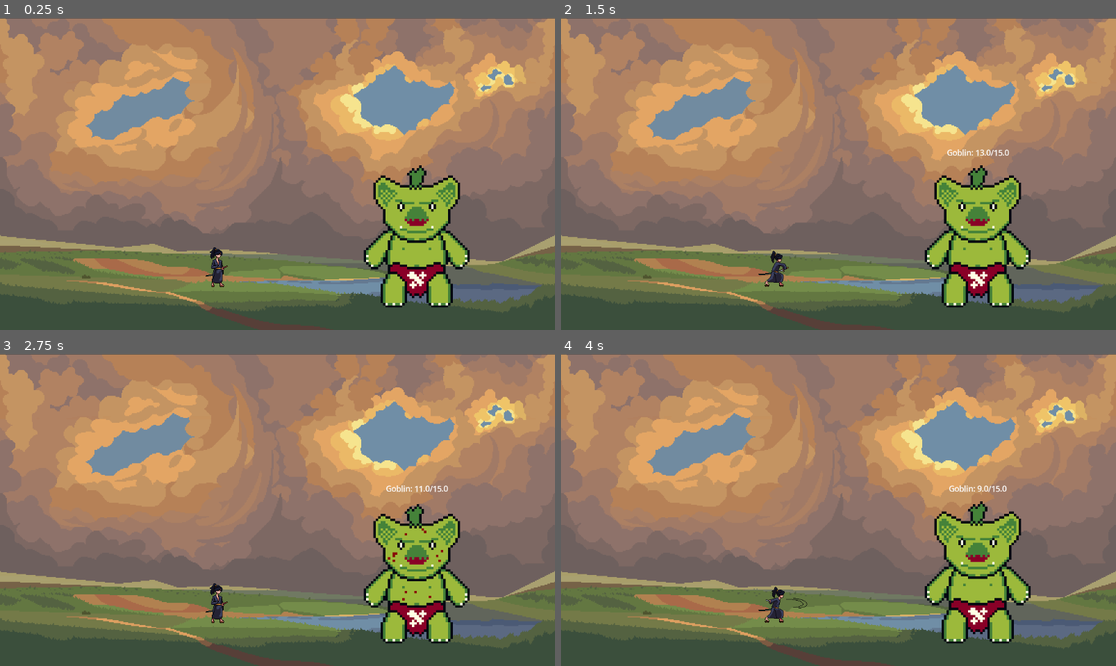
Above: before the commit, frames 1-4 (two rows, left to right).
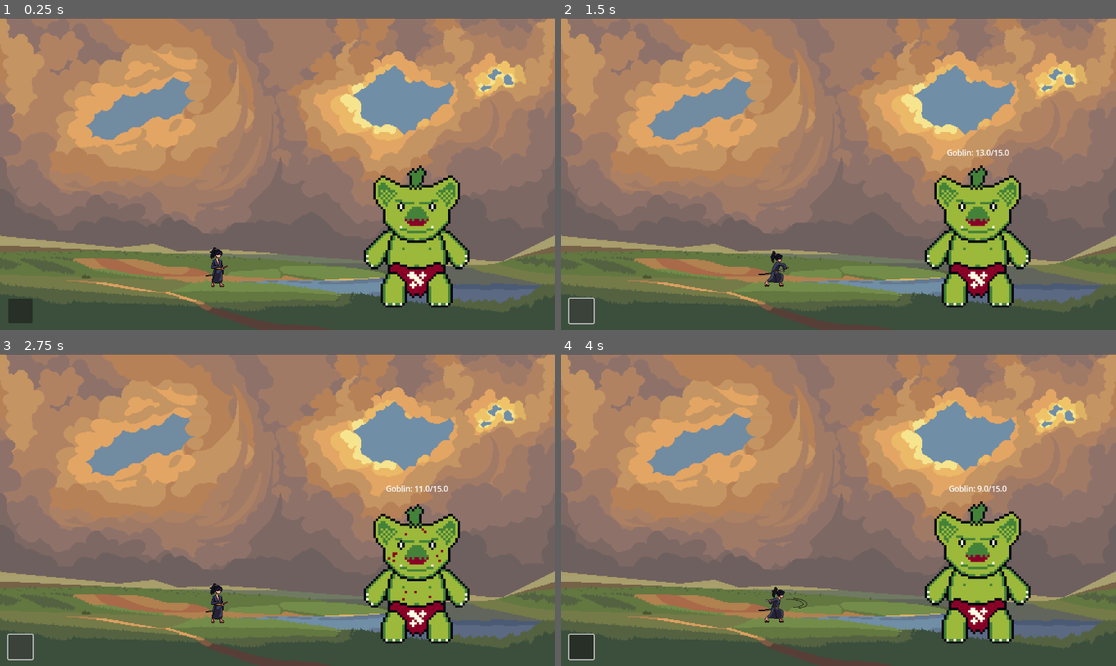
Above: after the commit, the same moments.

Repository: SEANVSA/Prototype
Game: Godot game, scene res://scenes/GameScene.tscn
Same seed, same stepped clock (60 frames per second), same inputs: the game is played once before the commit and once after it. This scene is started directly instead of the project's main scene.
Inputs (mouse positions are in pixels of both pictures, inside the frame that each line leads up to):
- Up to frame 1 (0.25 s): no input
- Up to frame 2 (1.5 s): click (583, 311) at 0.5 s, where only the run after the commit has a clickable "🛒"; click (583, 311) at 1.25 s, where only the run after the commit has a clickable "🛒"
- Up to frame 3 (2.75 s): click (22, 647) at 2 s, where only the run after the commit has a clickable "🛒"
- Up to frame 4 (4 s): move the mouse to (960, 494) at 2.77 s; click (960, 494) at 2.92 s; move the mouse to (727, 525) at 3.52 s; click (727, 525) at 3.67 s

The runs differ from the first frame. In frame 1, 0.3% of the frame differs, in the area x 1-6%, y 89-98%; in frame 2, less than 0.1%; in frame 3, less than 0.1%; in frame 4, 0.4%, in the area x 1-7%, y 89-99%.

Commit message:
MainGame UI

Diff:
--- a/scenes/GameScene.tscn
+++ b/scenes/GameScene.tscn
@@ -1,8 +1,8 @@
-[gd_scene load_steps=5 format=3 uid="uid://dy8kug6ywk2j8"]
+[gd_scene load_steps=5 format=3 uid="uid://80waxwjde184"]
 
 [ext_resource type="Script" uid="uid://d34r5fxhnmgih" path="res://scripts/Gameplay/GameManager.gd" id="1_18ig4"]
-[ext_resource type="Texture2D" uid="uid://dm8dwxdasd8tb" path="res://assets/sprites/Summer3.png" id="1_xy3my"]
-[ext_resource type="PackedScene" uid="uid://cn01krqxr2l4n" path="res://scenes/Player.tscn" id="3_7s5hy"]
+[ext_resource type="Texture2D" uid="uid://dm8dwxdasd8tb" path="res://assets/sprites/Background/Summer3.png" id="1_xy3my"]
+[ext_resource type="PackedScene" path="res://scenes/Player.tscn" id="3_7s5hy"]
 
 [sub_resource type="RectangleShape2D" id="RectangleShape2D_xs4ih"]
 size = Vector2(1172, 667)
@@ -13,8 +13,8 @@
 [node name="Control" type="Control" parent="."]
 layout_mode = 3
 anchors_preset = 0
-offset_right = 40.0
-offset_bottom = 40.0
+offset_right = 1152.0
+offset_bottom = 647.0
 
 [node name="PanelContainer" type="PanelContainer" parent="Control"]
 custom_minimum_size = Vector2(1152, 648)
@@ -51,3 +51,10 @@
 
 [node name="EnemySpawnContainer" type="Node2D" parent="."]
 position = Vector2(865, 453)
+
+[node name="Button" type="Button" parent="."]
+offset_left = 17.0
+offset_top = 582.0
+offset_right = 68.0
+offset_bottom = 633.0
+text = "🛒"
--- a/scenes/StartMenu.tscn
+++ b/scenes/StartMenu.tscn
@@ -1,7 +1,7 @@
-[gd_scene load_steps=7 format=3 uid="uid://bpwcifimhad5c"]
+[gd_scene load_steps=7 format=3 uid="uid://b6ng0trmp6rn6"]
 
 [ext_resource type="Script" uid="uid://dk2y1ypbp1q5h" path="res://scripts/Gameplay/StartMenuController.gd" id="1_cp7se"]
-[ext_resource type="Texture2D" uid="uid://dm8dwxdasd8tb" path="res://assets/sprites/Summer3.png" id="1_fb70i"]
+[ext_resource type="Texture2D" uid="uid://dm8dwxdasd8tb" path="res://assets/sprites/Background/Summer3.png" id="1_fb70i"]
 [ext_resource type="FontFile" uid="uid://blvo84sdjk1t6" path="res://assets/fonts/LadyRadical2Regular-0yAz.ttf" id="2_kmax6"]
 
 [sub_resource type="LabelSettings" id="LabelSettings_cp7se"]
Not shown, added: assets/sprites/2303.w032.n002.902A.p30.902.png.import
Not shown, added: assets/sprites/2303.w032.n002.902A.p30.902.png
